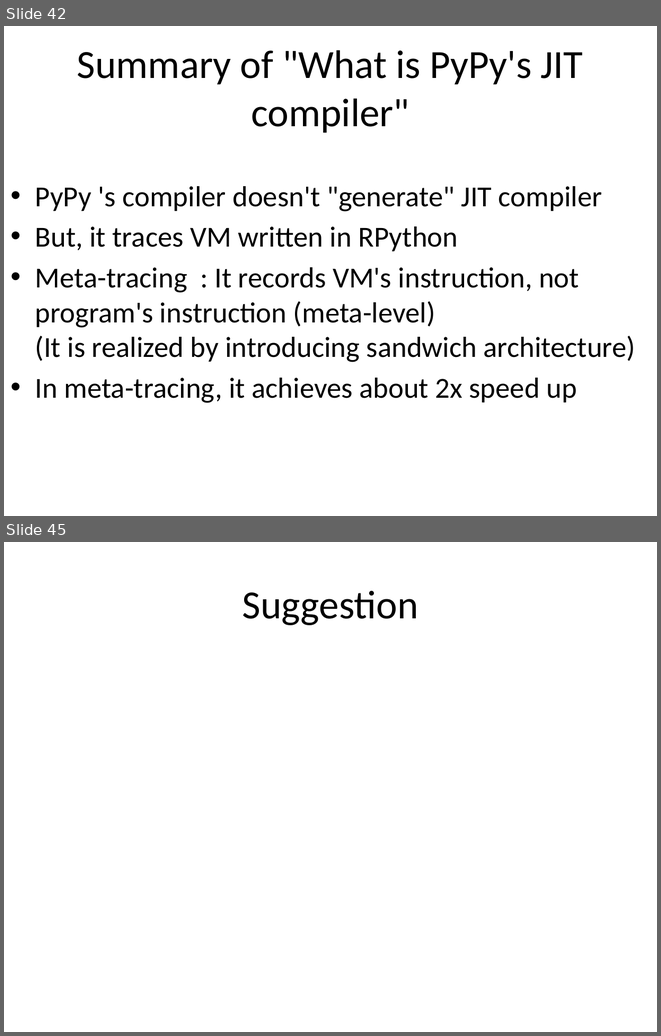
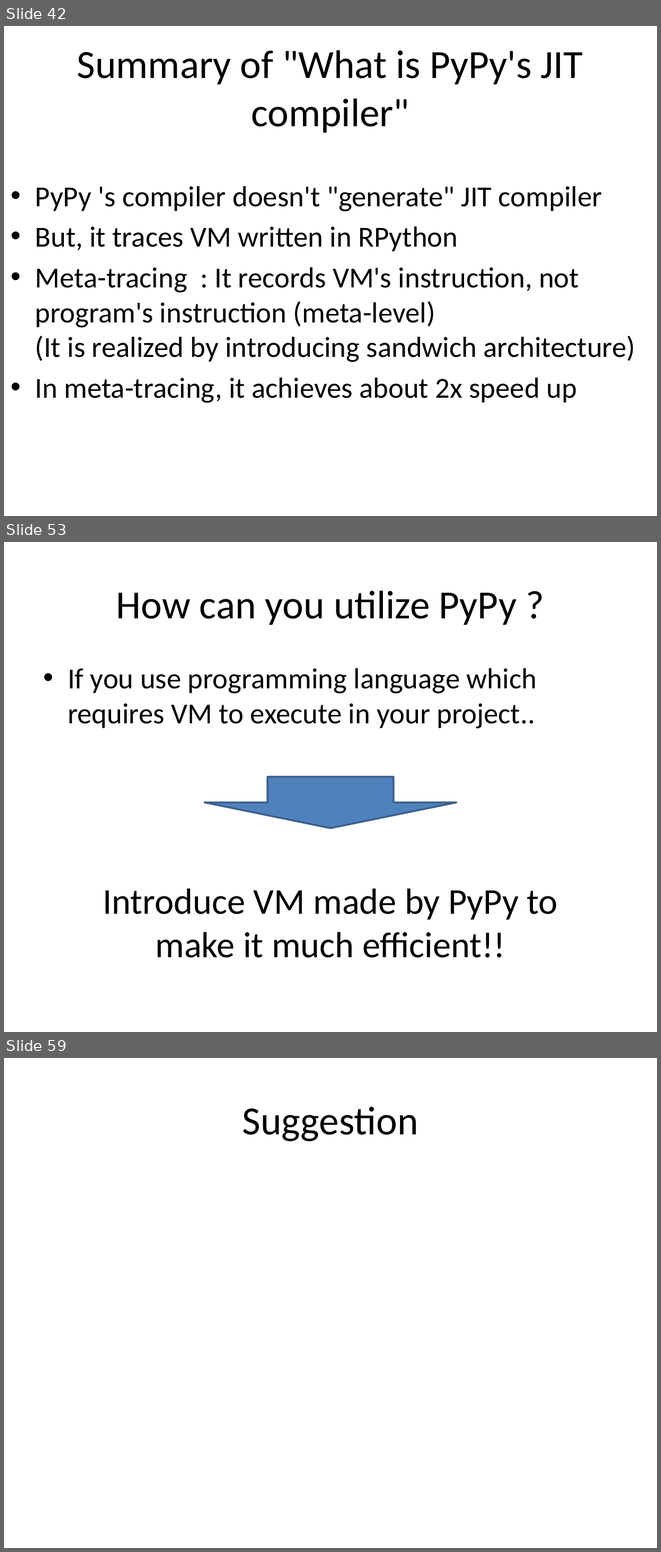
Before and after one commit to ryotaro/pyconjp2012slide, a slide deck: master/Fundamental Technologies Used in PyPy JIT Compiler.pptx. Shown one above the other, each under a label of ours: slides 42 and 45 before the commit, slides 42, 53 and 59 after it; the slides between them are not shown. The pictures are 661x1036 and 661x1552 pixels, drawn with LibreOffice and Linux fonts; fonts in the diff are those of the drawing. Boxes give left, top, right and bottom in pixels: in the first picture for what was removed or moved away, otherwise in the second. Text is boxed around its words. In the diff, an @@ line names an element or a change of style, - is before the commit and + after.

```diff
--- a/master/Fundamental Technologies Used in PyPy JIT Compiler.pptx
+++ b/master/Fundamental Technologies Used in PyPy JIT Compiler.pptx
@@ slide 53 added at <box>4,542,657,1032</box>, background #FFFFFF @@
@@ title added at <box>116,590,517,625</box>, 44 pt, text #000000 @@
+How can you utilize PyPy ?
@@ text added at <box>68,668,537,729</box>, 32 pt, text #000000 @@
+• If you use programming language which requires VM to execute in your project..
@@ down arrow added at <box>204,776,457,828</box>, fill #4F81BD, outline #3A5F8C 2 pt @@
@@ text added at <box>103,888,558,958</box>, 40 pt, text #000000 @@
+Introduce VM made by PyPy to make it much efficient!!
@@ what was slide 45 is now slide 59 @@
```
Also in this commit, not shown: 15 other slides added, 2 slides removed.
